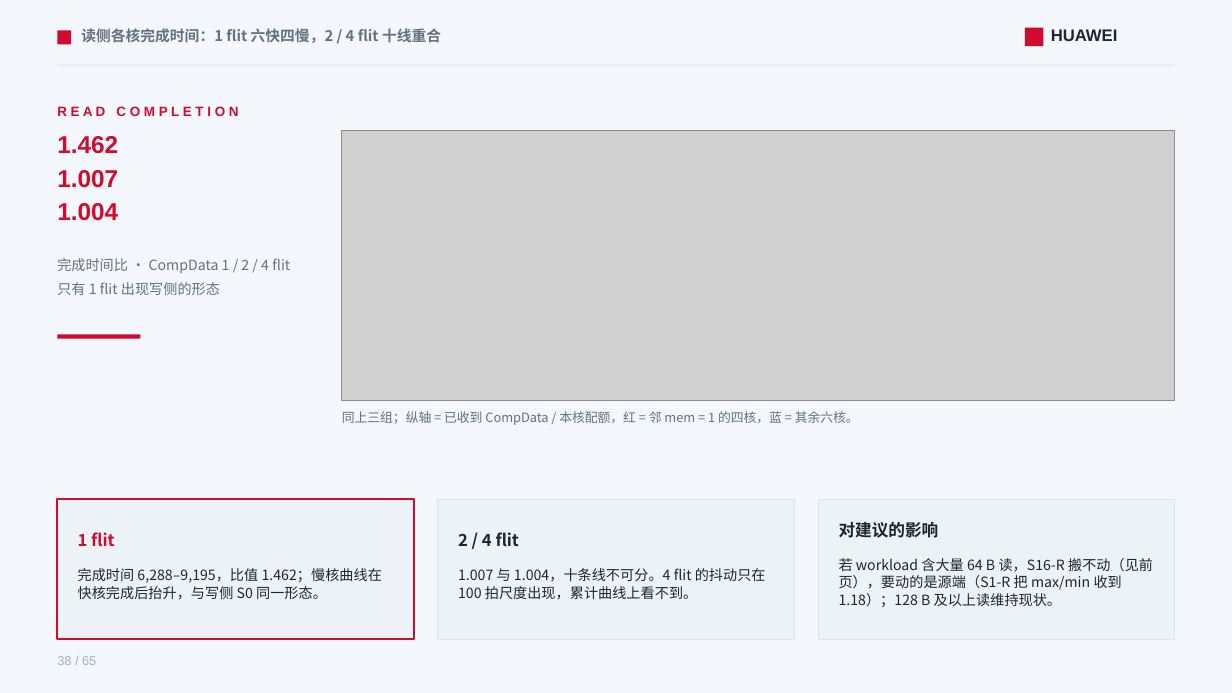
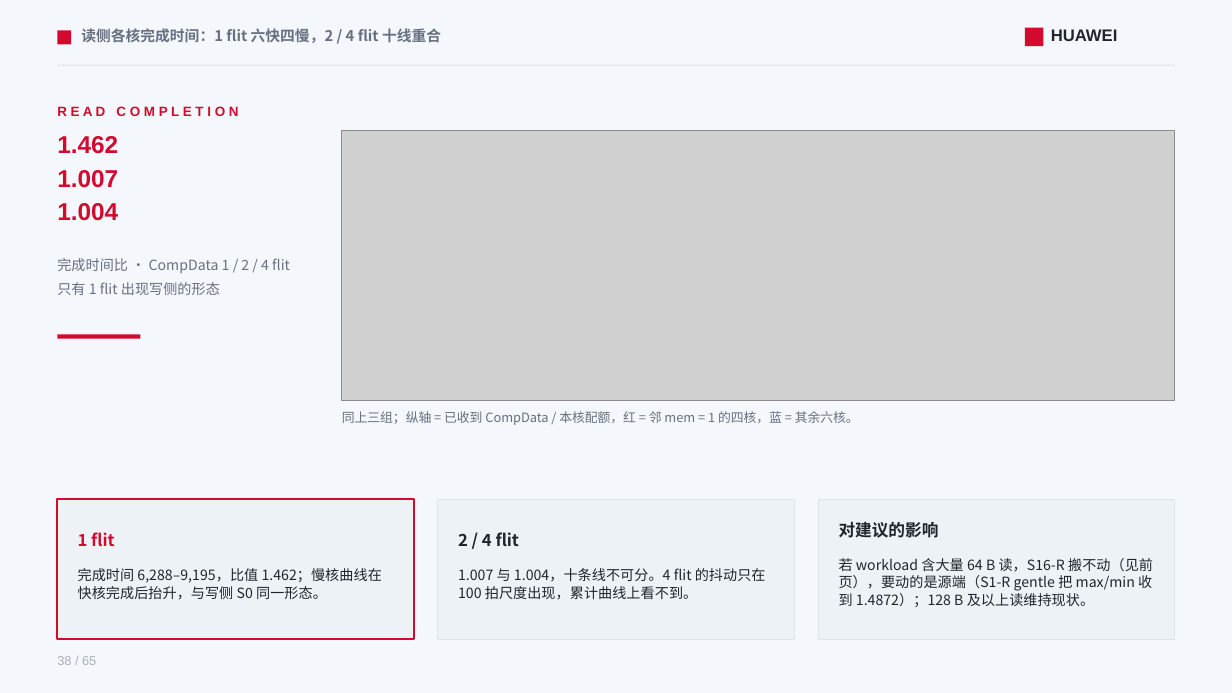
Before and after one commit to lukebest/booksim2, a slide deck: slide 38 of ppt/ring2-write-fairness.pptx. Drawn at 1232x693 pixels with LibreOffice and Linux fonts; fonts in the diff are those of the drawing; grey boxes stand for pictures. Boxes give left, top, right and bottom in pixels: in the first picture for what was removed or moved away, otherwise in the second. Text is boxed around its words. In the diff, an @@ line names an element or a change of style, - is before the commit and + after.

```diff
--- a/ppt/ring2-write-fairness.pptx
+++ b/ppt/ring2-write-fairness.pptx
@@ text at [839,558,1153,607]: text changed @@
-若 workload 含大量 64 B 读，S16-R 搬不动（见前页），要动的是源端（S1-R 把 max/min 收到 1.18）；128 B 及以上读维持现状。
+若 workload 含大量 64 B 读，S16-R 搬不动（见前页），要动的是源端（S1-R gentle 把 max/min 收到 1.4872）；128 B 及以上读维持现状。
```
Also in this commit, not shown: 9 other slides changed, 14 other files.
